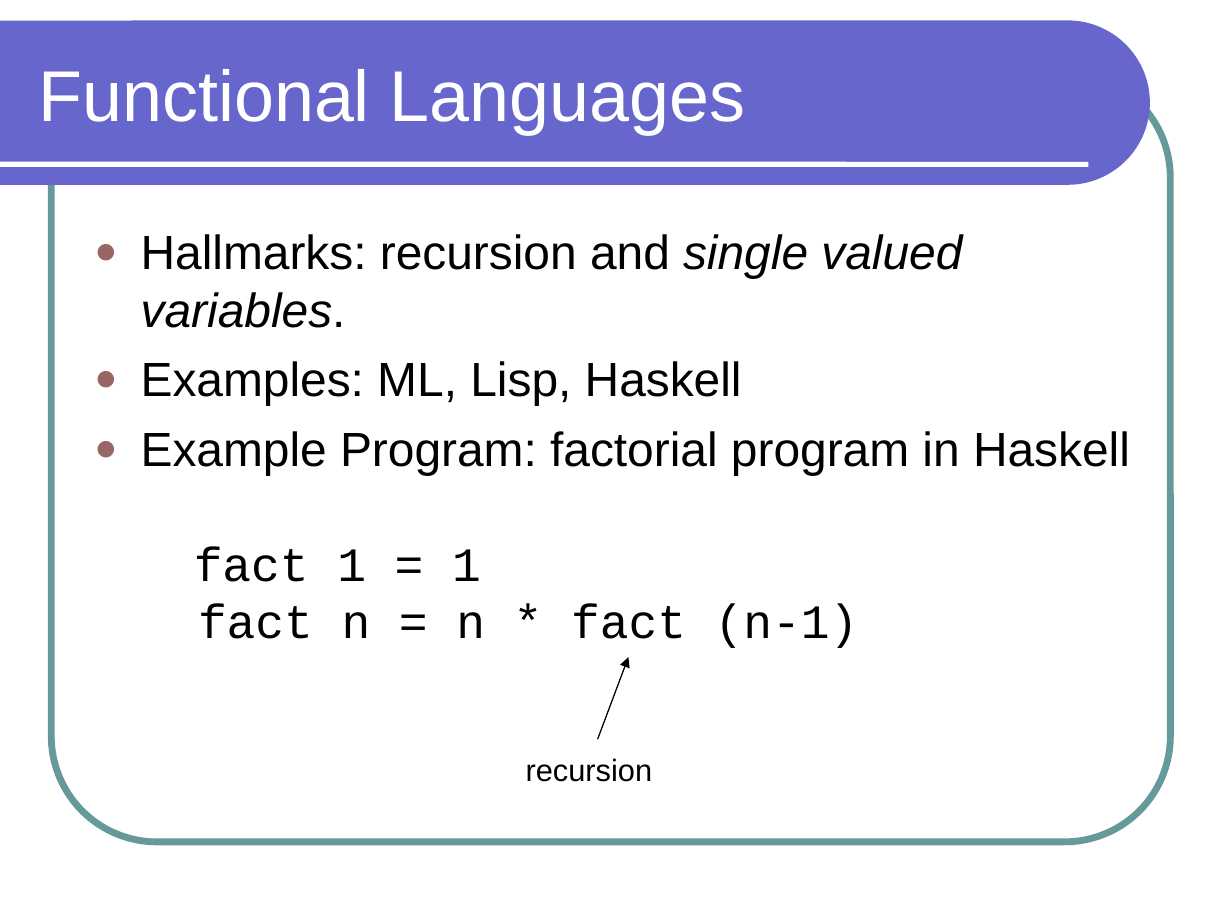
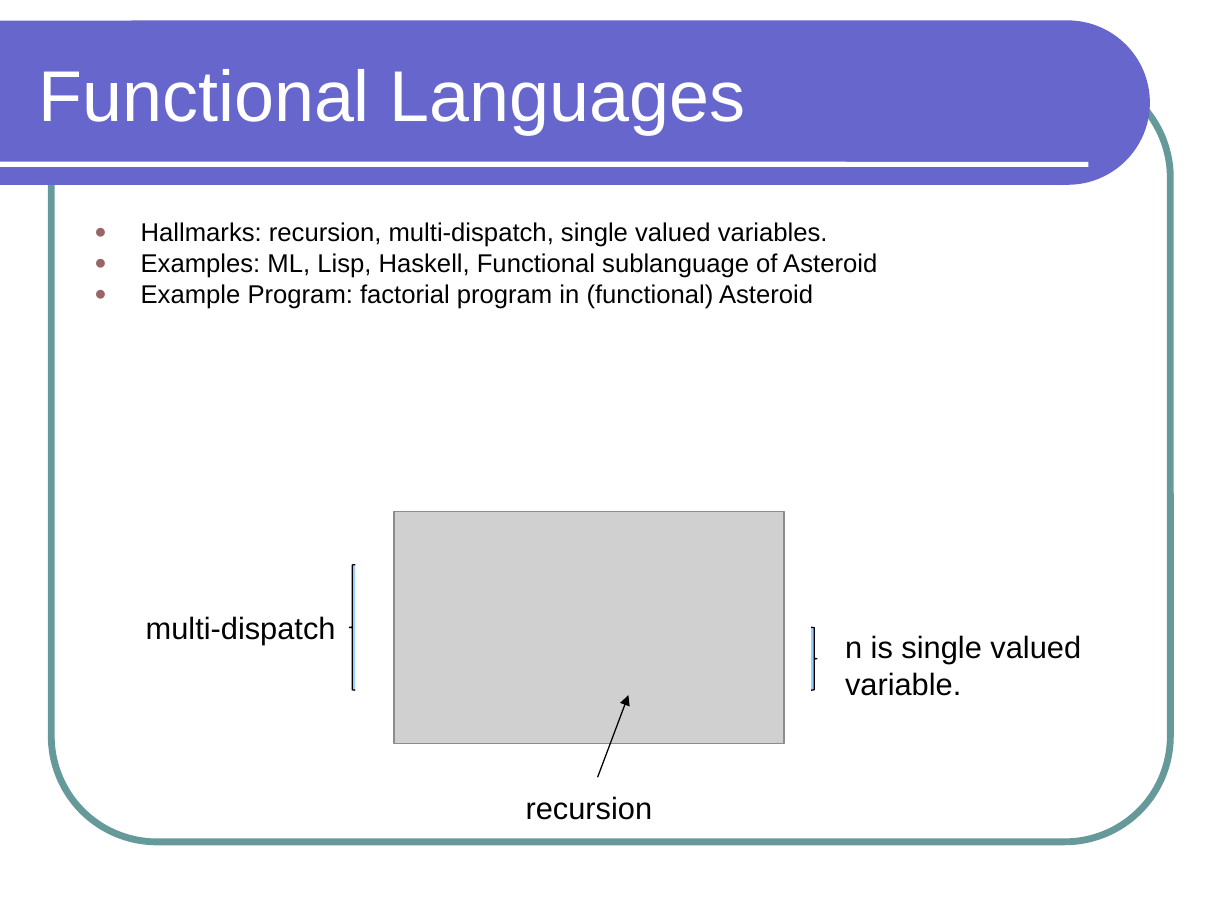
Before and after one commit to lutzhamel/CSC301, a slide deck: slide 10 of notes/csc301-ln001.ppt. Drawn at 1232x924 pixels with LibreOffice and Linux fonts; fonts in the diff are those of the drawing; grey boxes stand for pictures. Boxes give left, top, right and bottom in pixels: in the first picture for what was removed or moved away, otherwise in the second. Text is boxed around its words. In the diff, an @@ line names an element or a change of style, - is before the commit and + after.

Commit message:
converting to Asteroid

```diff
--- a/notes/csc301-ln001.ppt
+++ b/notes/csc301-ln001.ppt
@@ text at <box>141,222,877,309</box>: text changed; size 28 to 15 pt @@
-● Hallmarks: recursion and single valued variables.
-● Examples: ML, Lisp, Haskell
-● Example Program: factorial program in Haskell
-  fact 1 = 1
-  fact n = n * fact (n-1)
+● Hallmarks: recursion, multi-dispatch, single valued variables.
+● Examples: ML, Lisp, Haskell, Functional sublanguage of Asteroid
+● Example Program: factorial program in (functional) Asteroid
@@ picture added at <box>394,511,785,744</box> @@
@@ freeform shape added at <box>349,564,355,690</box>, fill #99CCFF, outline #000000 0.74 pt @@
@@ text added at <box>146,616,336,645</box>, 18 pt, text #000000 @@
+multi-dispatch
@@ freeform shape added at <box>811,627,817,690</box>, fill #99CCFF, outline #000000 0.74 pt @@
@@ text added at <box>845,635,1081,696</box>, 18 pt, text #000000 @@
+n is single valued
+variable.
@@ arrow moved from (598, 739) - (628, 657) to (598, 777) - (628, 695) @@
@@ text "recursion": place and size @@
-text "recursion" at <box>526,758,653,782</box>
+text "recursion" at <box>526,796,653,820</box>
```
Also in this commit, not shown: 7 other slides changed, 2 slides added, 2 slides removed, 13 other files.
